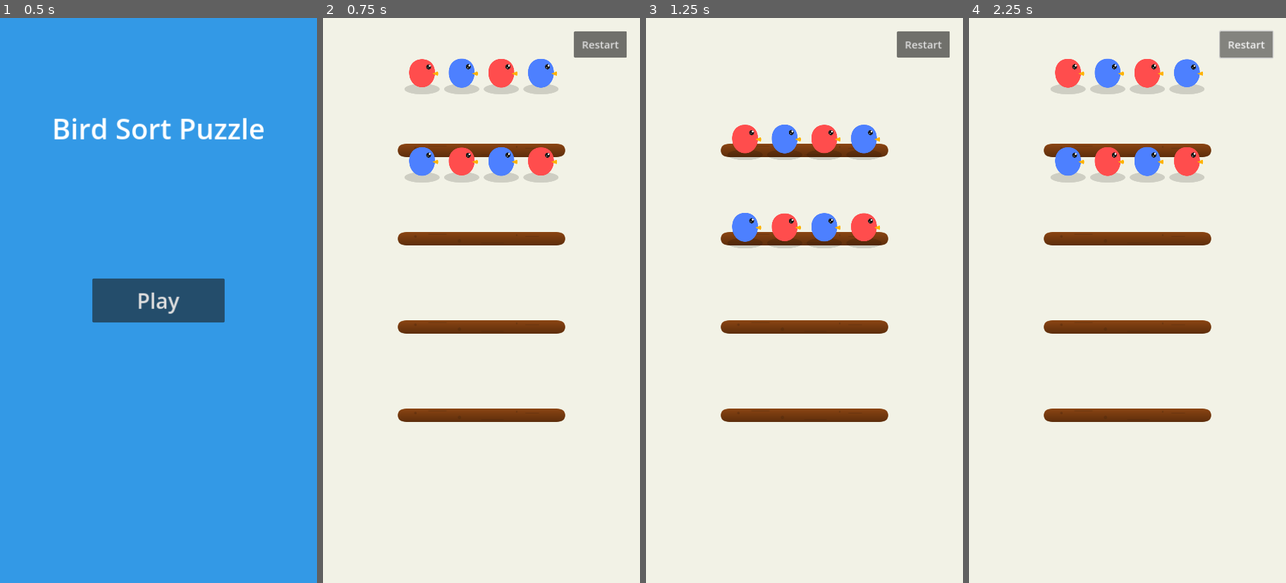
Above: before the commit, frames 1-4 (left to right).
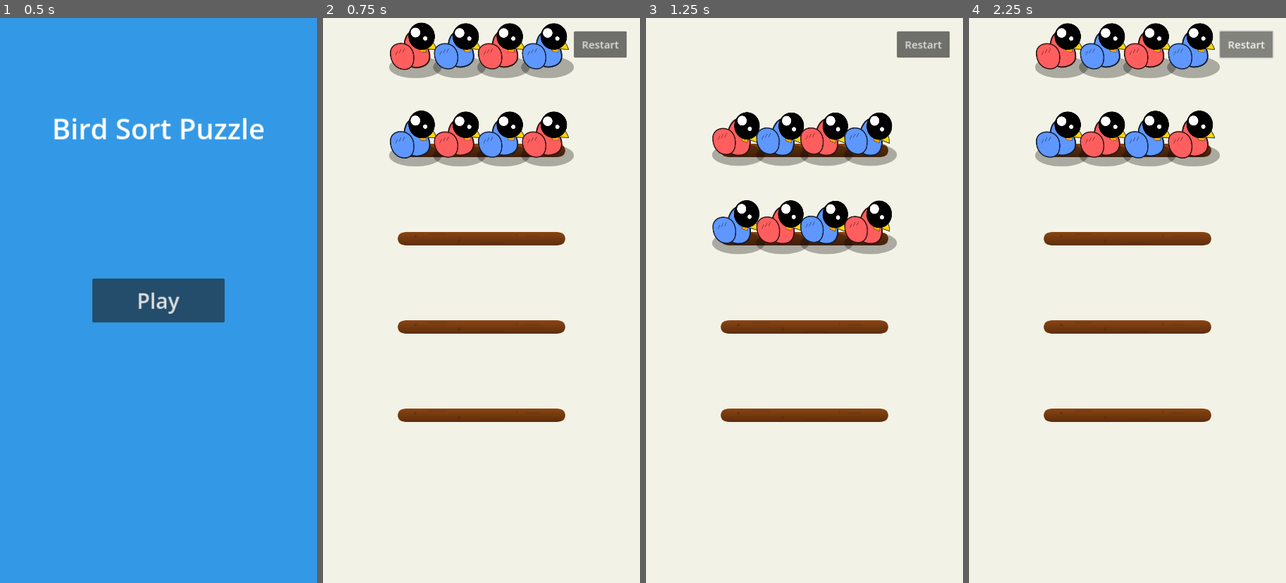
Above: after the commit, the same moments.

Repository: infoj143-png/Bird-Sort-Color-Puzzle
Game: Godot game, scene res://scenes/MainMenu.tscn
Same seed, same stepped clock (60 frames per second), same inputs: the game is played once before the commit and once after it.
Inputs:
- Up to frame 1 (0.5 s): no input
- Up to frame 2 (0.75 s): click "Play" at 0.5 s
- Up to frame 3 (1.25 s): no input
- Up to frame 4 (2.25 s): click "Restart" at 1.25 s; click "Restart" at 2 s

Frame 1 is identical in both runs. In frame 2, 10% of the frame differs, in the area x 20-80%, y 0-30%; in frame 3, 7.0%; in frame 4, 10%.

Commit message:
Upgrade bird visuals and animations to premium mobile puzzle game quality
- Redesigned all bird component SVGs (body, wing, eye, beak, shadow) with higher resolution and detail.
- Updated bird colors to a more vibrant and cohesive palette.
- Enhanced idle, move, landing, and fly-away animations using Godot 4 Tweens for a "juicier" feel.
- Increased bird size and adjusted branch slot spacing to accommodate the new look.
- Improved layout and alignment in `Bird.tscn` and `Branch.tscn`.

Co-authored-by: infoj143-png <226180196+infoj143-png@users.noreply.github.com>

Diff:
--- a/assets/birds/bird_beak.svg
+++ b/assets/birds/bird_beak.svg
@@ -1,4 +1,6 @@
-<svg width="32" height="32" viewBox="0 0 32 32" xmlns="http://www.w3.org/2000/svg">
-  <!-- Beak: Small and cute -->
-  <path d="M5,16 L25,8 C28,12 28,20 25,24 Z" fill="#FFB300" />
+<svg width="128" height="128" viewBox="0 0 128 128" xmlns="http://www.w3.org/2000/svg">
+  <!-- Beak: Upper part (Curved) -->
+  <path d="M20,40 C50,40 70,55 70,85 L40,75 C30,70 20,60 20,40 Z" fill="#FFD700" stroke="#333" stroke-width="2"/>
+  <!-- Beak: Lower part -->
+  <path d="M22,65 C35,65 45,75 40,85 L25,80 Z" fill="#FFA500" stroke="#333" stroke-width="1"/>
 </svg>
--- a/assets/birds/bird_body.svg
+++ b/assets/birds/bird_body.svg
@@ -1,6 +1,6 @@
 <svg width="128" height="128" viewBox="0 0 128 128" xmlns="http://www.w3.org/2000/svg">
-  <!-- Body: Round and plump -->
-  <path d="M64,115 C35,115 15,90 15,60 C15,30 35,10 64,10 C93,10 113,30 113,60 C113,90 93,115 64,115 Z" fill="white" />
-  <!-- Belly highlight area -->
-  <path d="M64,105 C45,105 30,90 30,70 C30,55 45,45 64,45 C83,45 98,55 98,70 C98,90 83,105 64,105 Z" fill="white" fill-opacity="0.3" />
+  <!-- Body: Plump pear shape -->
+  <path d="M30,85 C30,40 50,20 64,20 C78,20 98,40 98,85 C98,110 85,120 64,120 C43,120 30,110 30,85 Z" fill="white" stroke="#333" stroke-width="4"/>
+  <!-- Chest highlight -->
+  <path d="M45,85 C45,60 55,50 64,50 C73,50 83,60 83,85 C83,100 75,110 64,110 C53,110 45,100 45,85 Z" fill="white" fill-opacity="0.4" />
 </svg>
--- a/assets/birds/bird_eye.svg
+++ b/assets/birds/bird_eye.svg
@@ -1,6 +1,8 @@
-<svg width="32" height="32" viewBox="0 0 32 32" xmlns="http://www.w3.org/2000/svg">
-  <!-- Eye: Large and shiny -->
-  <circle cx="16" cy="16" r="14" fill="#1A1A1A" />
-  <circle cx="22" cy="10" r="5" fill="white" />
-  <circle cx="12" cy="22" r="2" fill="white" />
+<svg width="128" height="128" viewBox="0 0 128 128" xmlns="http://www.w3.org/2000/svg">
+  <!-- Eye: Large black pupil -->
+  <circle cx="64" cy="64" r="50" fill="black"/>
+  <!-- Highlight 1 -->
+  <circle cx="45" cy="45" r="18" fill="white"/>
+  <!-- Highlight 2 -->
+  <circle cx="75" cy="75" r="8" fill="white"/>
 </svg>
--- a/assets/birds/bird_shadow.svg
+++ b/assets/birds/bird_shadow.svg
@@ -1,4 +1,3 @@
 <svg width="128" height="64" viewBox="0 0 128 64" xmlns="http://www.w3.org/2000/svg">
-  <!-- Soft shadow -->
-  <ellipse cx="64" cy="32" rx="50" ry="15" fill="black" fill-opacity="0.15" />
+  <ellipse cx="64" cy="32" rx="60" ry="25" fill="black" fill-opacity="0.3" />
 </svg>
--- a/assets/birds/bird_wing.svg
+++ b/assets/birds/bird_wing.svg
@@ -1,4 +1,6 @@
-<svg width="64" height="64" viewBox="0 0 64 64" xmlns="http://www.w3.org/2000/svg">
-  <!-- Wing: Tear drop shape -->
-  <path d="M10,32 C10,15 30,5 50,15 C55,20 55,45 45,55 C35,65 10,50 10,32 Z" fill="white" />
+<svg width="128" height="128" viewBox="0 0 128 128" xmlns="http://www.w3.org/2000/svg">
+  <!-- Wing: Curved and feathery -->
+  <path d="M20,60 C20,40 40,30 60,35 C80,40 90,60 85,85 C80,105 60,110 40,100 C25,90 20,75 20,60 Z" fill="white" stroke="#333" stroke-width="3"/>
+  <!-- Feather details -->
+  <path d="M40,55 L35,65 M50,50 L45,60 M60,48 L55,58" stroke="#333" stroke-width="2" stroke-linecap="round" opacity="0.5"/>
 </svg>
--- a/scenes/Bird.tscn
+++ b/scenes/Bird.tscn
@@ -11,27 +11,27 @@
 script = ExtResource("1_script")
 
 [node name="Shadow" type="Sprite2D" parent="."]
-position = Vector2(0, 35)
-scale = Vector2(0.8, 0.8)
+position = Vector2(0, 45)
+scale = Vector2(1, 1)
 texture = ExtResource("2_shadow")
 
 [node name="Visuals" type="Node2D" parent="."]
 
 [node name="Body" type="Sprite2D" parent="Visuals"]
-scale = Vector2(0.6, 0.6)
+scale = Vector2(0.8, 0.8)
 texture = ExtResource("3_body")
 
 [node name="Wing" type="Sprite2D" parent="Visuals"]
-position = Vector2(-15, 5)
-scale = Vector2(0.6, 0.6)
+position = Vector2(-25, 10)
+scale = Vector2(0.8, 0.8)
 texture = ExtResource("4_wing")
 
 [node name="Beak" type="Sprite2D" parent="Visuals"]
-position = Vector2(30, 0)
-scale = Vector2(0.6, 0.6)
+position = Vector2(40, 0)
+scale = Vector2(0.8, 0.8)
 texture = ExtResource("5_beak")
 
 [node name="Eye" type="Sprite2D" parent="Visuals"]
-position = Vector2(15, -15)
-scale = Vector2(0.4, 0.4)
+position = Vector2(20, -20)
+scale = Vector2(0.6, 0.6)
 texture = ExtResource("6_eye")
--- a/scenes/Branch.tscn
+++ b/scenes/Branch.tscn
@@ -12,13 +12,13 @@
 [node name="Slots" type="Node2D" parent="."]
 
 [node name="Slot1" type="Marker2D" parent="Slots"]
-position = Vector2(-135, -25)
+position = Vector2(-150, -35)
 
 [node name="Slot2" type="Marker2D" parent="Slots"]
-position = Vector2(-45, -25)
+position = Vector2(-50, -35)
 
 [node name="Slot3" type="Marker2D" parent="Slots"]
-position = Vector2(45, -25)
+position = Vector2(50, -35)
 
 [node name="Slot4" type="Marker2D" parent="Slots"]
-position = Vector2(135, -25)
+position = Vector2(150, -35)
--- a/scripts/bird.gd
+++ b/scripts/bird.gd
@@ -33,15 +33,15 @@
 	if not is_inside_tree(): return
 	var modulate_color = Color.WHITE
 	match color:
-		BirdColor.RED: modulate_color = Color(1.0, 0.3, 0.3)
-		BirdColor.BLUE: modulate_color = Color(0.3, 0.5, 1.0)
-		BirdColor.GREEN: modulate_color = Color(0.3, 0.8, 0.3)
-		BirdColor.YELLOW: modulate_color = Color(1.0, 0.9, 0.2)
-		BirdColor.PINK: modulate_color = Color(1.0, 0.5, 0.8)
-		BirdColor.PURPLE: modulate_color = Color(0.6, 0.3, 0.9)
-		BirdColor.BLACK: modulate_color = Color(0.2, 0.2, 0.2)
-		BirdColor.WHITE: modulate_color = Color(1.0, 1.0, 1.0)
-		BirdColor.BROWN: modulate_color = Color(0.5, 0.3, 0.1)
+		BirdColor.RED: modulate_color = Color("#ff5e5e")
+		BirdColor.BLUE: modulate_color = Color("#5e97ff")
+		BirdColor.GREEN: modulate_color = Color("#5eff8a")
+		BirdColor.YELLOW: modulate_color = Color("#ffea5e")
+		BirdColor.PINK: modulate_color = Color("#ff96e2")
+		BirdColor.PURPLE: modulate_color = Color("#b096ff")
+		BirdColor.BLACK: modulate_color = Color("#4a4a4a")
+		BirdColor.WHITE: modulate_color = Color("#f0f0f0")
+		BirdColor.BROWN: modulate_color = Color("#a67c52")
 
 	body.self_modulate = modulate_color
 	wing.self_modulate = modulate_color
@@ -51,14 +51,22 @@
 		_idle_tween.kill()
 
 	_idle_tween = create_tween().set_loops()
+	_idle_tween.set_parallel(true)
+
+	# Breathing scale
 	_idle_tween.tween_property(visuals, "scale:y", 1.05, 1.5).set_trans(Tween.TRANS_SINE)
-	_idle_tween.tween_property(visuals, "scale:y", 1.0, 1.5).set_trans(Tween.TRANS_SINE)
-	_idle_tween.custom_step(randf() * 3.0)
+	_idle_tween.chain().tween_property(visuals, "scale:y", 1.0, 1.5).set_trans(Tween.TRANS_SINE)
+
+	# Subtle rotation
+	_idle_tween.tween_property(visuals, "rotation_degrees", 2.0, 2.0).set_trans(Tween.TRANS_SINE)
+	_idle_tween.chain().tween_property(visuals, "rotation_degrees", -2.0, 2.0).set_trans(Tween.TRANS_SINE)
+
+	_idle_tween.custom_step(randf() * 5.0)
 
 func play_blink():
 	var tween = create_tween()
-	tween.tween_property(eye, "scale:y", 0.1, 0.1)
-	tween.tween_property(eye, "scale:y", 0.4, 0.1)
+	tween.tween_property(eye, "scale:y", 0.05, 0.1)
+	tween.tween_property(eye, "scale:y", 0.6, 0.1)
 
 func set_selected(selected: bool):
 	is_selected = selected
@@ -84,31 +92,37 @@
 	if _idle_tween: _idle_tween.pause()
 
 	var start_pos = position
+	var direction = 1 if target_position.x > start_pos.x else -1
 	var tween = create_tween()
 	tween.set_parallel(true)
 
 	# Horizontal movement
 	tween.tween_property(self, "position:x", target_position.x, 0.4).set_trans(Tween.TRANS_SINE)
 
+	# Rotation toward target
+	tween.tween_property(visuals, "rotation_degrees", 15.0 * direction, 0.2).set_trans(Tween.TRANS_QUAD)
+	tween.chain().tween_property(visuals, "rotation_degrees", 0.0, 0.2).set_trans(Tween.TRANS_QUAD)
+
 	# Vertical movement with arc
-	var mid_y = min(start_pos.y, target_position.y) - 150
+	var mid_y = min(start_pos.y, target_position.y) - 200
 	var v_tween = create_tween()
 	v_tween.tween_property(self, "position:y", mid_y, 0.2).set_trans(Tween.TRANS_QUAD).set_ease(Tween.EASE_OUT)
 	v_tween.tween_property(self, "position:y", target_position.y, 0.2).set_trans(Tween.TRANS_QUAD).set_ease(Tween.EASE_IN)
 
 	# Wing flapping
 	var flap_tween = create_tween().set_loops(4)
-	flap_tween.tween_property(wing, "rotation_degrees", -30, 0.05)
-	flap_tween.tween_property(wing, "rotation_degrees", 30, 0.05)
+	flap_tween.tween_property(wing, "rotation_degrees", -45, 0.05)
+	flap_tween.tween_property(wing, "rotation_degrees", 45, 0.05)
 
 	await v_tween.finished
 
 	flap_tween.kill()
 	wing.rotation_degrees = 0
 
-	# Squash and stretch on landing
+	# Juicy squash and stretch on landing
 	var land_tween = create_tween()
-	land_tween.tween_property(visuals, "scale", Vector2(1.2, 0.8), 0.1)
+	land_tween.tween_property(visuals, "scale", Vector2(1.3, 0.7), 0.1)
+	land_tween.tween_property(visuals, "scale", Vector2(0.9, 1.1), 0.1)
 	land_tween.tween_property(visuals, "scale", Vector2(1.0, 1.0), 0.1)
 
 	if _idle_tween: _idle_tween.play()
@@ -122,14 +136,15 @@
 	var tween = create_tween()
 	tween.set_parallel(true)
 
-	# Flapping
+	# Fast flapping
 	var flap_tween = create_tween().set_loops()
-	flap_tween.tween_property(wing, "rotation_degrees", -45, 0.1)
-	flap_tween.tween_property(wing, "rotation_degrees", 45, 0.1)
+	flap_tween.tween_property(wing, "rotation_degrees", -45, 0.05)
+	flap_tween.tween_property(wing, "rotation_degrees", 45, 0.05)
 
 	# Fly up and away
 	tween.tween_property(self, "position:y", position.y - 1000, 1.5).set_trans(Tween.TRANS_BACK).set_ease(Tween.EASE_IN)
 	tween.tween_property(self, "position:x", position.x + randf_range(-200, 200), 1.5)
+	tween.tween_property(self, "rotation_degrees", 360, 1.5)
 	tween.tween_property(self, "scale", Vector2(0.5, 0.5), 1.5)
 	tween.tween_property(self, "modulate:a", 0.0, 1.5)
 
